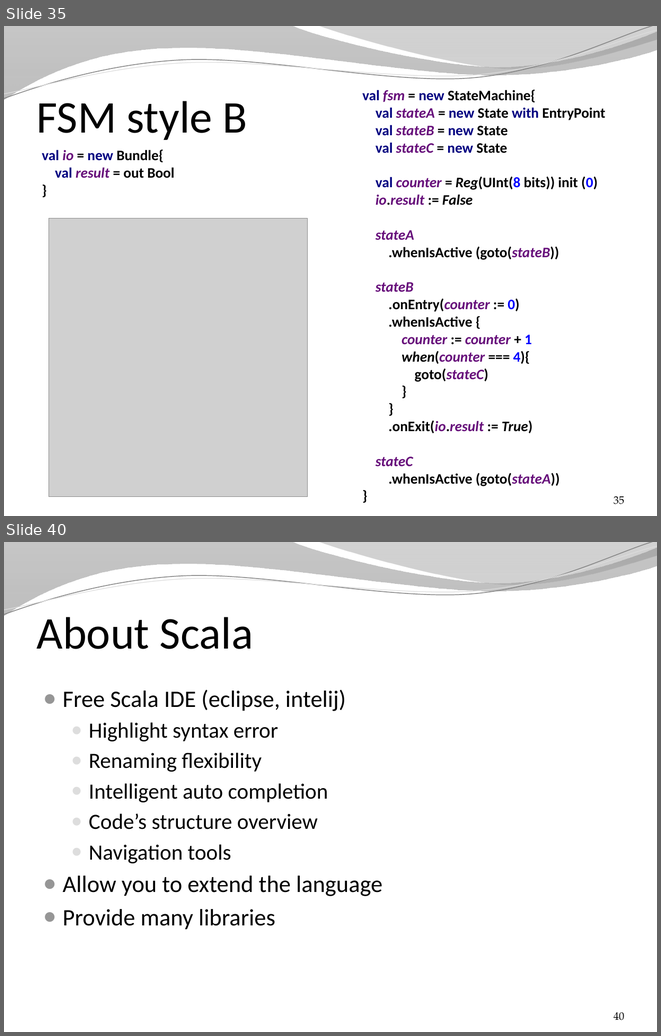
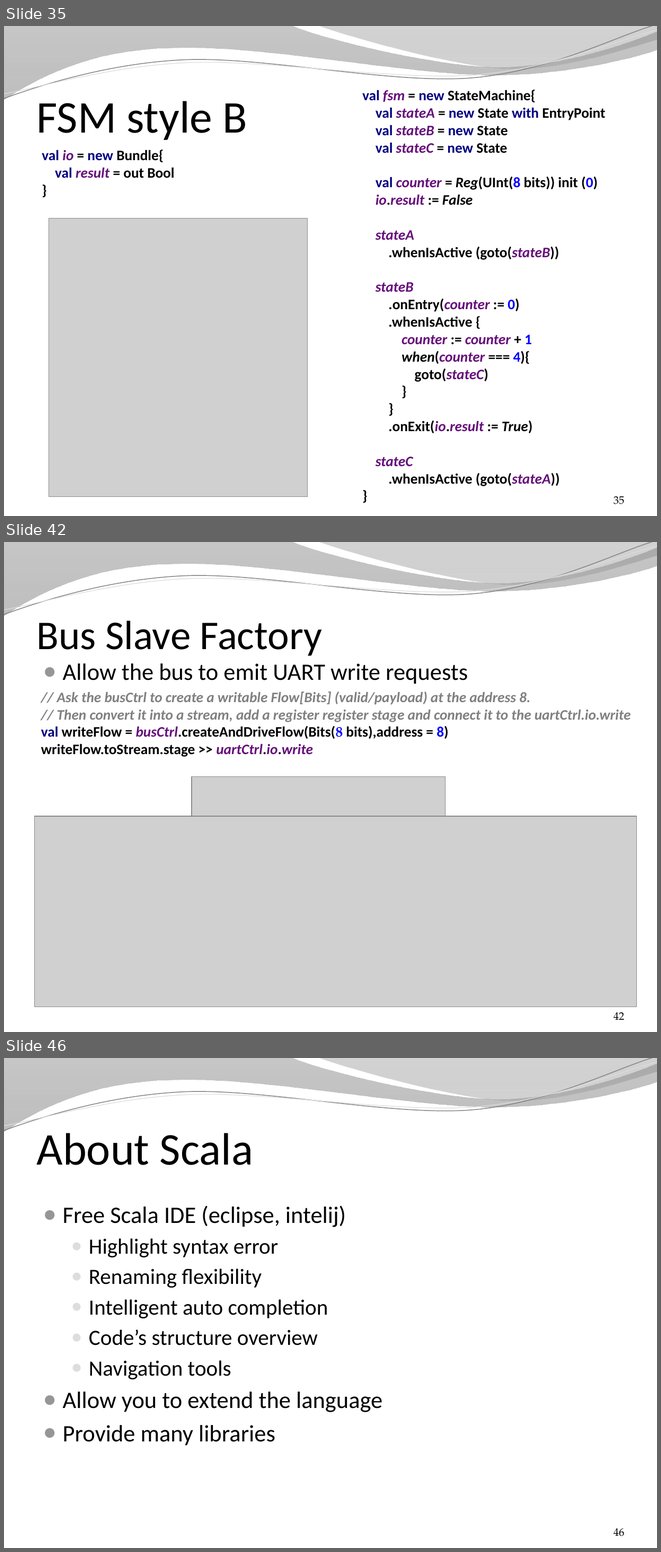
Before and after one commit to SpinalHDL/SpinalDoc, a slide deck: presentation/en/presentation.pptx. Shown one above the other, each under a label of ours: slides 35 and 40 before the commit, slides 35, 42 and 46 after it; the slides between them are not shown. The pictures are 661x1036 and 661x1552 pixels, drawn with LibreOffice and Linux fonts; fonts in the diff are those of the drawing; grey boxes stand for pictures; background and template pictures are left out. Boxes give left, top, right and bottom in pixels: in the first picture for what was removed or moved away, otherwise in the second. Text is boxed around its words. In the diff, an @@ line names an element or a change of style, - is before the commit and + after.

Commit message:
update presentation bus slave factory

```diff
--- a/presentation/en/presentation.pptx
+++ b/presentation/en/presentation.pptx
@@ slide 42 added at (4, 542, 657, 1032), background picture (left out); not listed: 4 template elements that a slide beside it also shows @@
@@ title added at (37, 620, 322, 656), 45 pt, text #000000 @@
+Bus Slave Factory
@@ text added at (63, 663, 468, 684), 26 pt, text #000000 @@
+● Allow the bus to emit UART write requests
@@ text added at (41, 691, 631, 757), 16 pt, text #808080, bold, italic @@
+// Ask the busCtrl to create a writable Flow[Bits] (valid/payload) at the address 8.
+// Then convert it into a stream, add a register register stage and connect it to the uartCtrl.io.write
+val writeFlow = busCtrl.createAndDriveFlow(Bits(8 bits),address = 8)
+writeFlow.toStream.stage >> uartCtrl.io.write
@@ picture added at (192, 776, 445, 815) @@
@@ picture added at (35, 816, 637, 1007) @@
@@ page number added at (614, 1012, 624, 1020), 12 pt, text #000000 @@
+42
@@ what was slide 40 is now slide 46 @@
@@ page number at (614, 1528, 624, 1536): text changed @@
-40
+46
```
Also in this commit, not shown: 6 slides changed, 9 other slides added, 3 other files.
